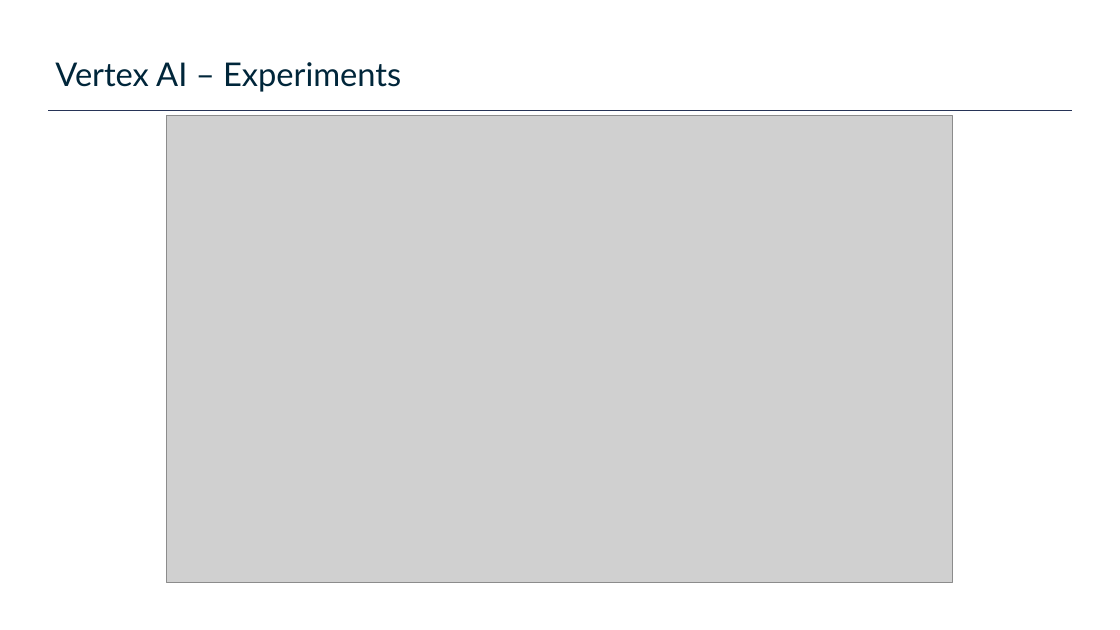
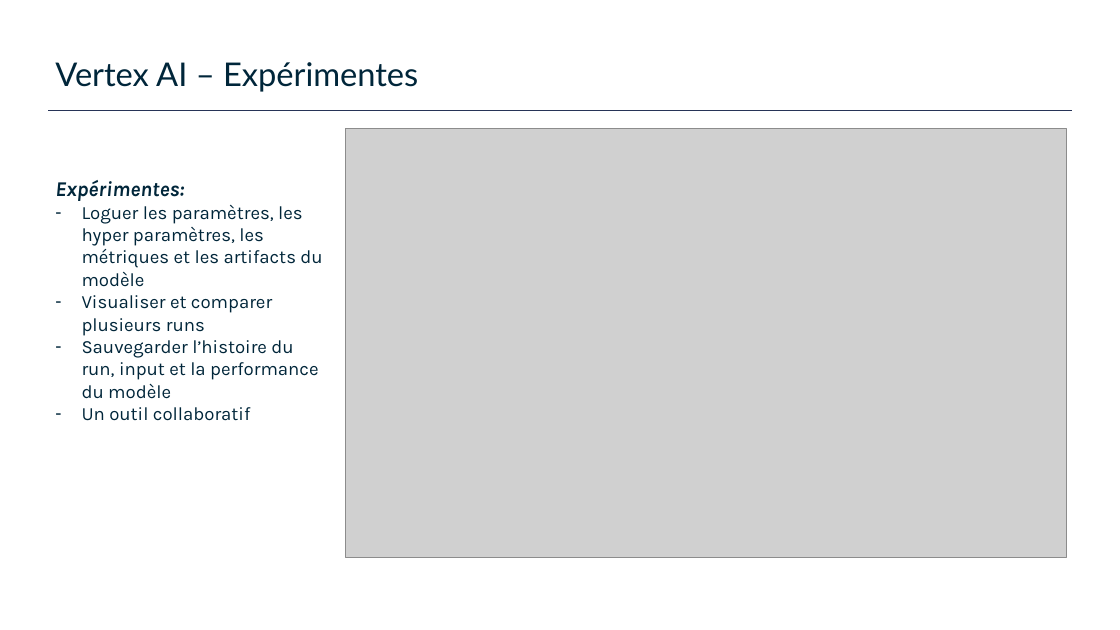
Before and after one commit to plperez626/MLOps-Introductory-Course-on-GCP, a slide deck: slide 11 of slides/2_flowml-on-gcp/gcp_mlops_vertexai_supaero.pptx (slide 9 before the commit). Drawn at 1120x630 pixels with LibreOffice and Linux fonts; fonts in the diff are those of the drawing; grey boxes stand for pictures; background and template pictures are left out. Boxes give left, top, right and bottom in pixels: in the first picture for what was removed or moved away, otherwise in the second. Text is boxed around its words. In the diff, an @@ line names an element or a change of style, - is before the commit and + after.

```diff
--- a/slides/2_flowml-on-gcp/gcp_mlops_vertexai_supaero.pptx
+++ b/slides/2_flowml-on-gcp/gcp_mlops_vertexai_supaero.pptx
@@ title at (55, 62, 418, 92): text changed @@
-Vertex AI – Experiments
+Vertex AI – Expérimentes
@@ picture: place and size @@
-picture at (166, 116, 952, 583)
+picture at (346, 129, 1067, 557)
@@ text added at (55, 180, 322, 421), 16 pt, text #00263A @@
+Expérimentes:
+– Loguer les paramètres, les hyper paramètres, les métriques et les artifacts du modèle
+– Visualiser et comparer plusieurs runs
+– Sauvegarder l’histoire du run, input et la performance du modèle
+– Un outil collaboratif
```
Also in this commit, not shown: 11 other slides changed, 2 slides added.
